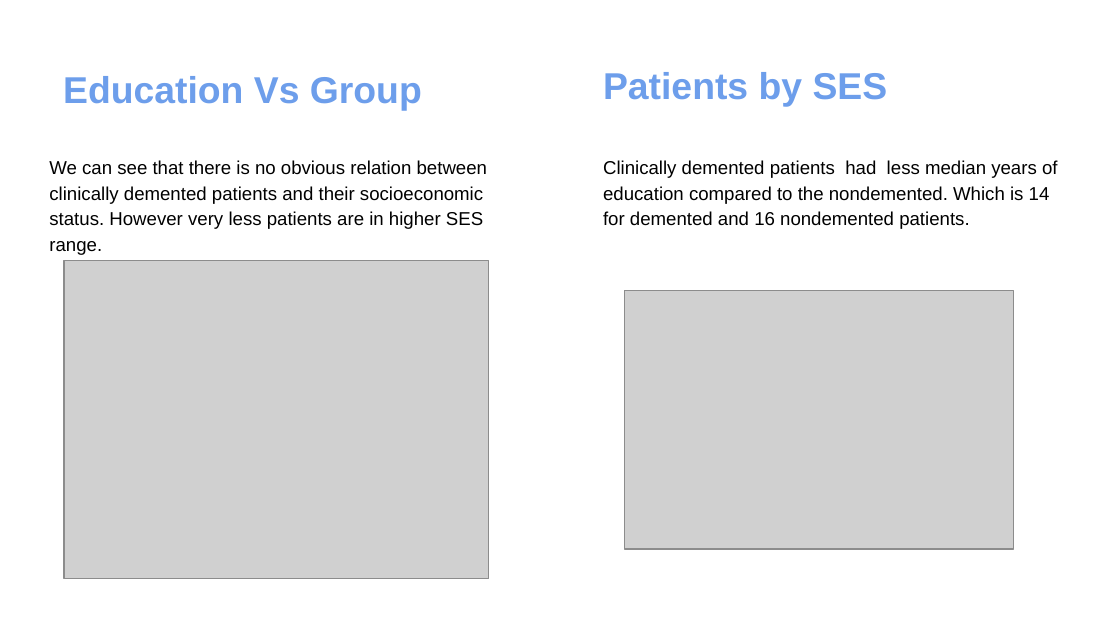
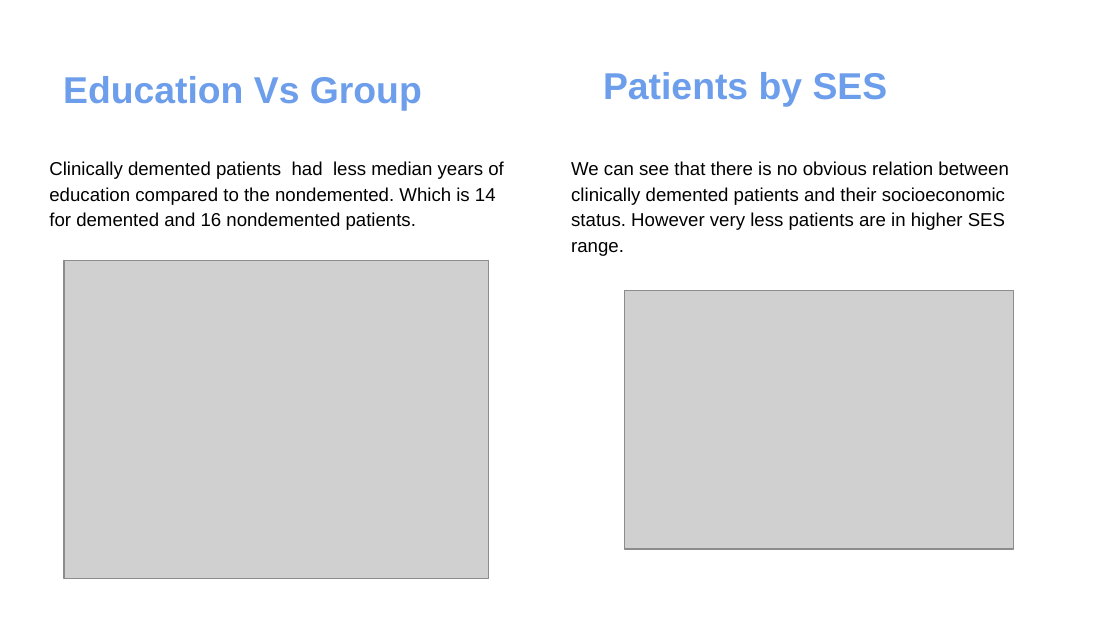
Before and after one commit to madhavi-r/Mashya_repo, a slide deck: slide 15 of team7_MRI.pptx. Drawn at 1120x630 pixels with LibreOffice and Linux fonts; fonts in the diff are those of the drawing; grey boxes stand for pictures. Boxes give left, top, right and bottom in pixels: in the first picture for what was removed or moved away, otherwise in the second. Text is boxed around its words. In the diff, an @@ line names an element or a change of style, - is before the commit and + after.

Commit message:
Minor changes to ppt

```diff
--- a/team7_MRI.pptx
+++ b/team7_MRI.pptx
@@ text "Clinically demented patients had less ...": place and size @@
-text "Clinically demented patients had less ..." at bbox=[603, 160, 1058, 229]
+text "Clinically demented patients had less ..." at bbox=[49, 161, 504, 230]
@@ text "We can see that there ...": place and size @@
-text "We can see that there ..." at bbox=[49, 160, 487, 255]
+text "We can see that there ..." at bbox=[571, 161, 1008, 256]
```
